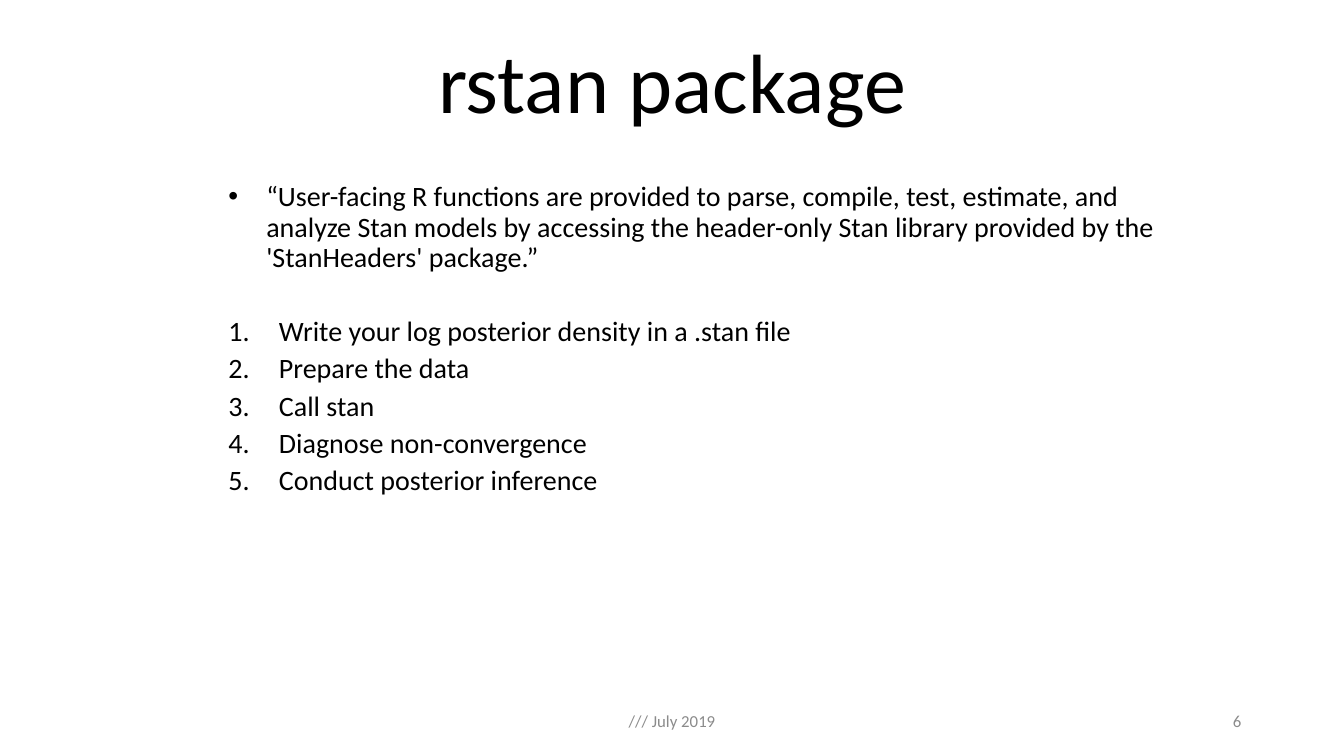
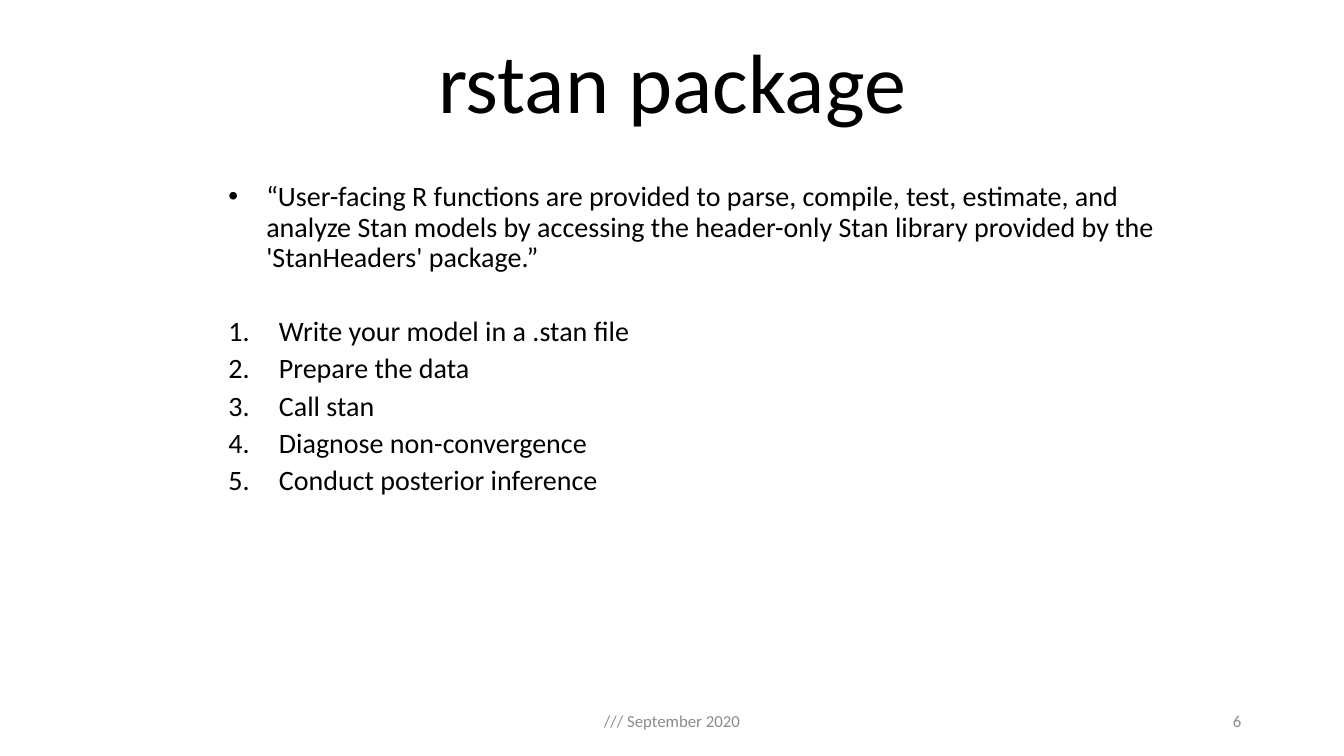
Before and after one commit to ilaga/RStan-Workshop, a slide deck: slide 6 of rstan_pp.pptx. Drawn at 1344x756 pixels with LibreOffice and Linux fonts; fonts in the diff are those of the drawing. Boxes give left, top, right and bottom in pixels: in the first picture for what was removed or moved away, otherwise in the second. Text is boxed around its words. In the diff, an @@ line names an element or a change of style, - is before the commit and + after.

```diff
--- a/rstan_pp.pptx
+++ b/rstan_pp.pptx
@@ subtitle at (279, 321, 629, 346): text changed @@
-  1. Write your log posterior density in a .stan file
+  1. Write your model in a .stan file
@@ text at (627, 715, 740, 730): text changed @@
-/// July 2019
+/// September 2020
```
Also in this commit, not shown: 10 other slides changed, 6 slides added, 1 other file.
